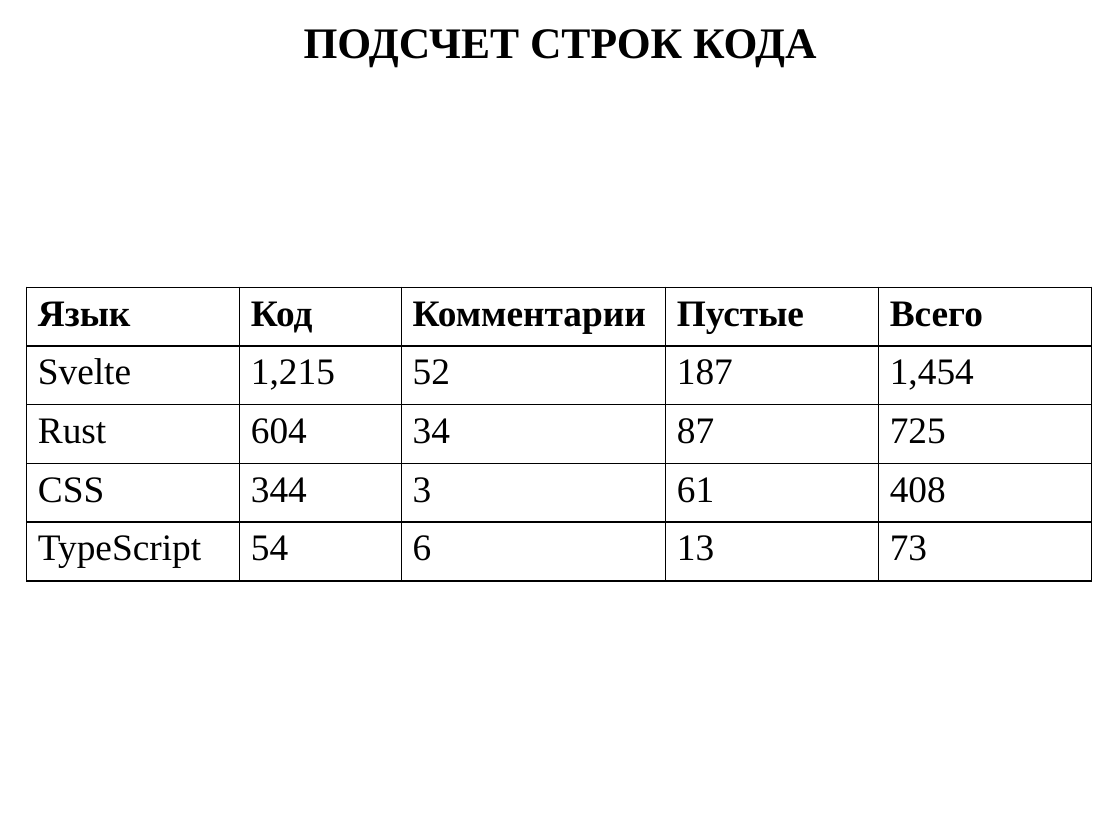
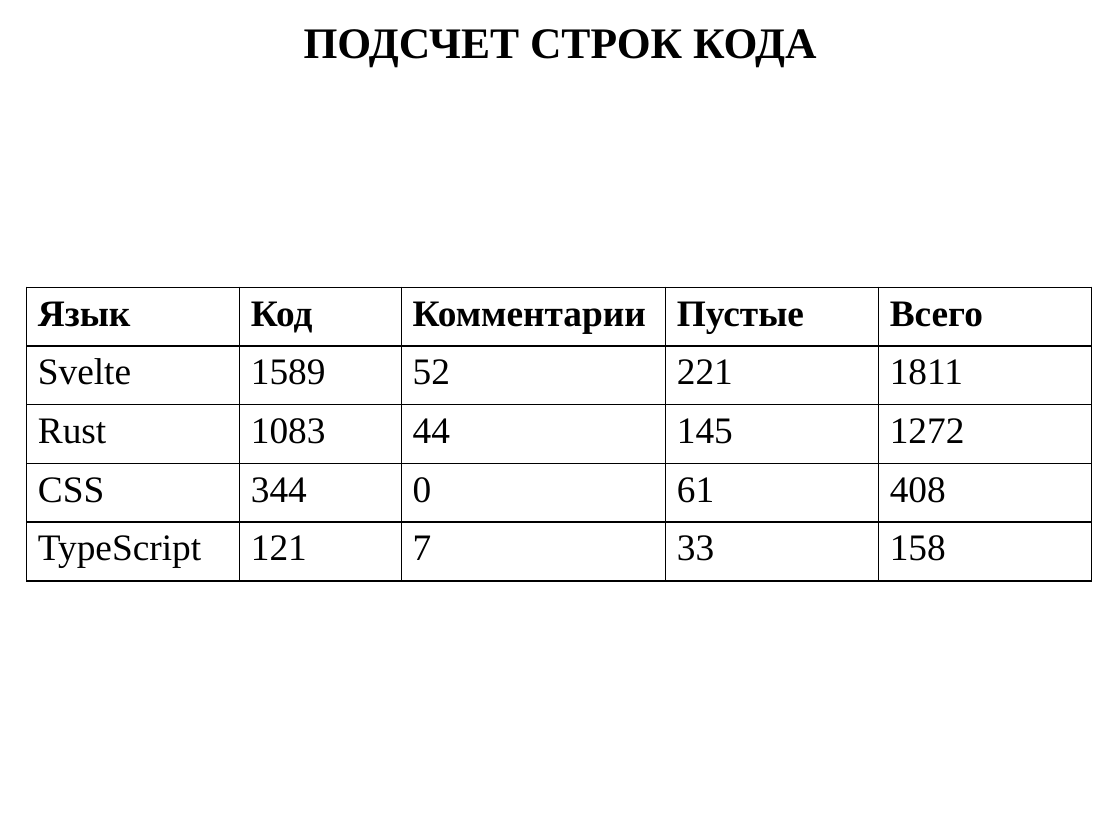
Before and after one commit to evgenkot/uav-route-calculation, a slide deck: slide 23 of doc/GQW/Raschupkin_EV_UAV_Route_Planning.pptx (slide 21 before the commit). Drawn at 1120x840 pixels with LibreOffice and Linux fonts; fonts in the diff are those of the drawing. Boxes give left, top, right and bottom in pixels: in the first picture for what was removed or moved away, otherwise in the second. Text is boxed around its words. In the diff, an @@ line names an element or a change of style, - is before the commit and + after.

```diff
--- a/doc/GQW/Raschupkin_EV_UAV_Route_Planning.pptx
+++ b/doc/GQW/Raschupkin_EV_UAV_Route_Planning.pptx
@@ table at <box>27,287,1091,580</box> @@
-row 2: Svelte | 1,215 | 52 | 187 | 1,454
+row 2: Svelte | 1589 | 52 | 221 | 1811
-row 3: Rust | 604 | 34 | 87 | 725
+row 3: Rust | 1083 | 44 | 145 | 1272
-row 4, column 3: 3
+row 4, column 3: 0
-row 5: TypeScript | 54 | 6 | 13 | 73
+row 5: TypeScript | 121 | 7 | 33 | 158
```
Also in this commit, not shown: 5 other slides changed, 4 slides added, 2 slides removed, 1 other file.
